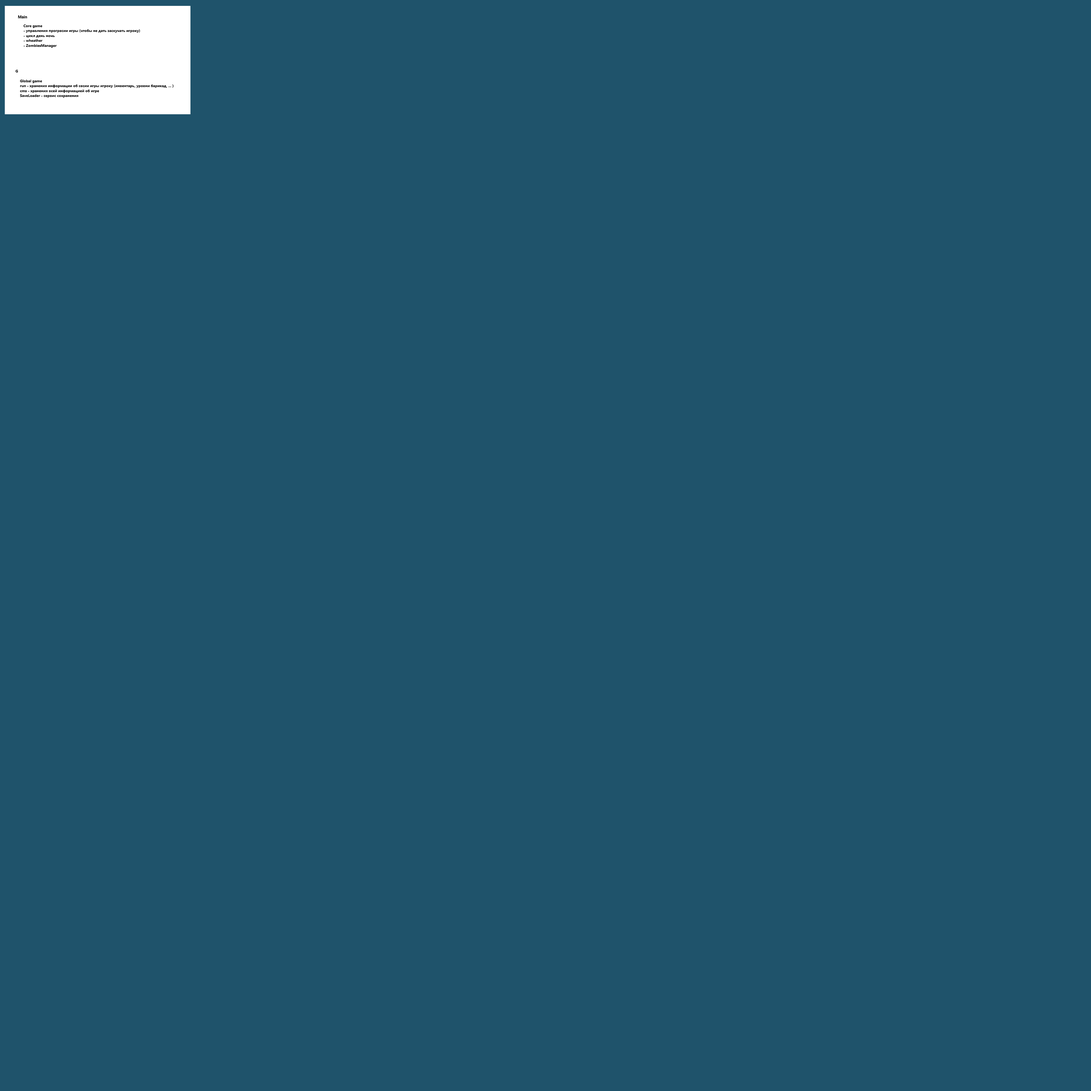
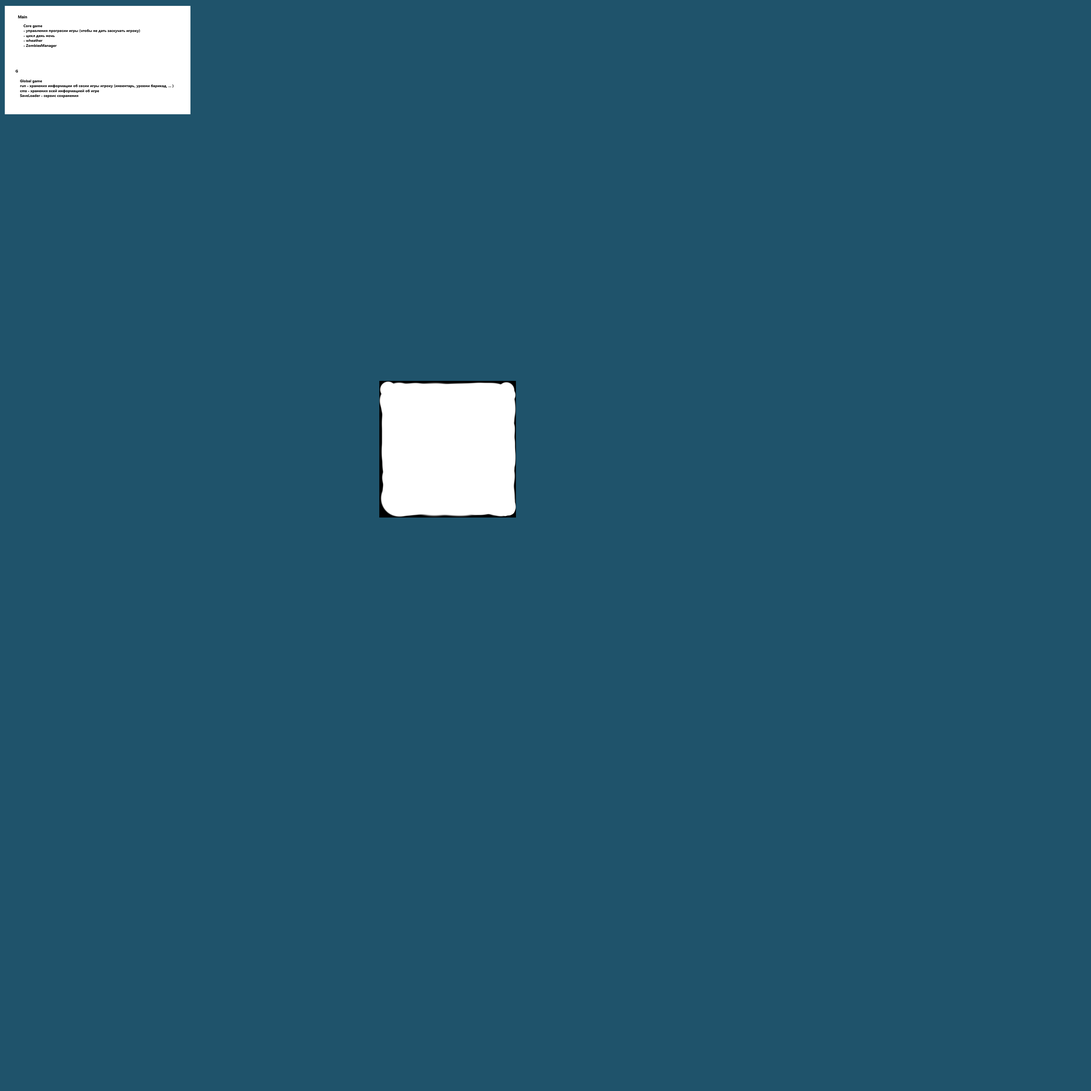
Layered file, before and after one edit (1091px x 1091px). Changes by layer:
added layer "Rectangle 1" above "Layer 1" over (x1=379, y1=381, x2=517, y2=518)
